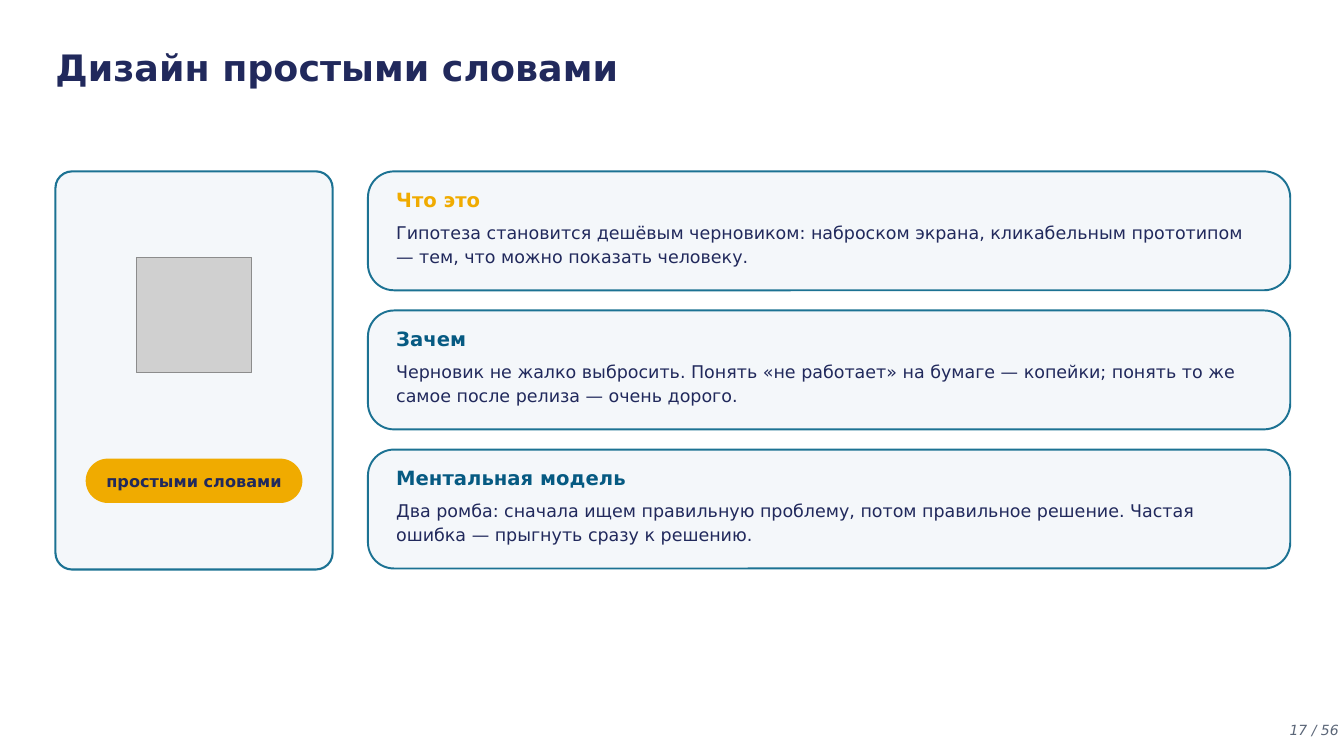
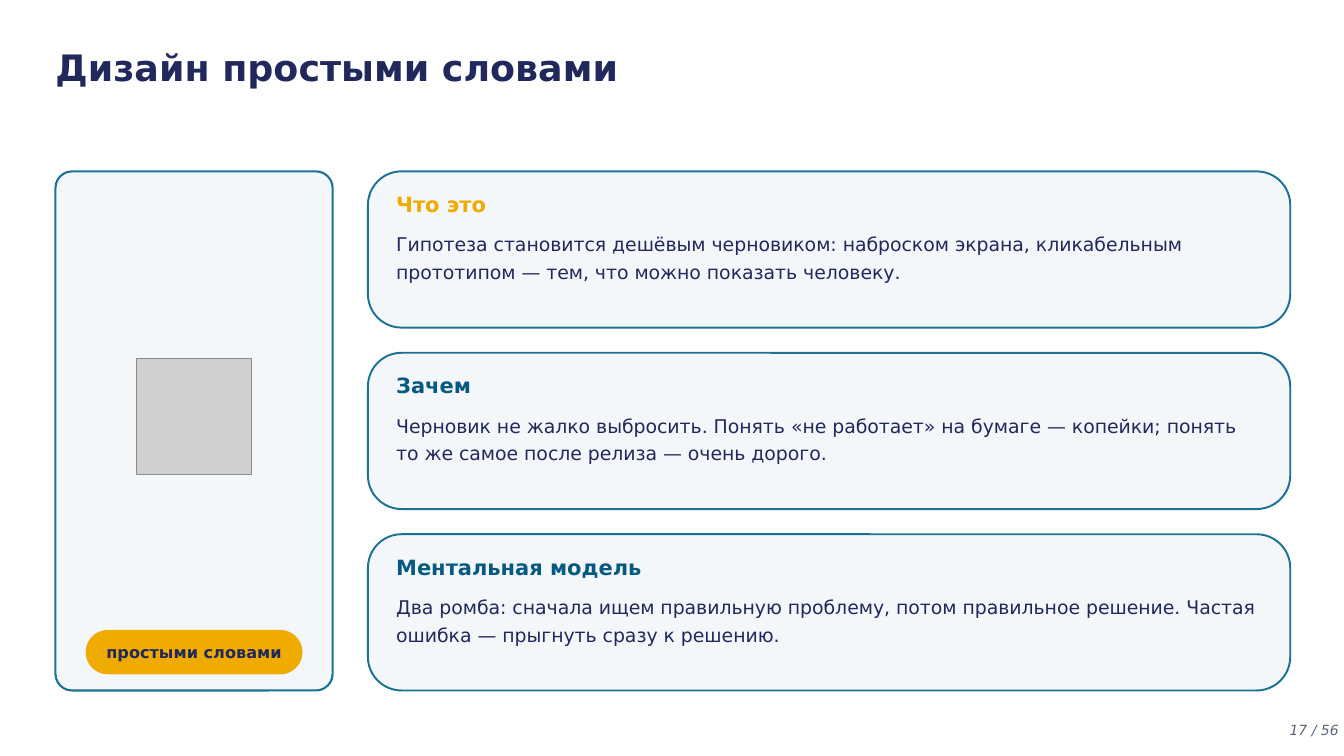
Before and after one commit to tellina-study/AI-usage-lessons, a slide deck: slide 17 of library/lectures/lec-05/rendered/lec-05.pptx. Drawn at 1344x756 pixels with LibreOffice and Linux fonts; fonts in the diff are those of the drawing; grey boxes stand for pictures. Boxes give left, top, right and bottom in pixels: in the first picture for what was removed or moved away, otherwise in the second. Text is boxed around its words. In the diff, an @@ line names an element or a change of style, - is before the commit and + after.

```diff
--- a/library/lectures/lec-05/rendered/lec-05.pptx
+++ b/library/lectures/lec-05/rendered/lec-05.pptx
@@ rounded rectangle: place and size @@
-rounded rectangle at <box>55,171,333,570</box>
+rounded rectangle at <box>55,171,333,691</box>
@@ rounded rectangle: place and size @@
-rounded rectangle at <box>368,171,1291,290</box>
+rounded rectangle at <box>368,171,1291,328</box>
@@ text "Гипотеза становится дешёвым черновиком: наброском ...": place and size @@
-text "Гипотеза становится дешёвым черновиком: наброском ..." at <box>396,225,1243,267</box>
+text "Гипотеза становится дешёвым черновиком: наброском ..." at <box>396,236,1182,283</box>
@@ picture: place and size @@
-picture at <box>136,257,252,373</box>
+picture at <box>136,358,252,474</box>
@@ rounded rectangle: place and size @@
-rounded rectangle at <box>368,311,1291,430</box>
+rounded rectangle at <box>368,353,1291,509</box>
@@ text "Зачем": place and size @@
-text "Зачем" at <box>396,331,466,347</box>
+text "Зачем" at <box>396,377,471,394</box>
@@ text "Черновик не жалко выбросить. Понять ...": place and size @@
-text "Черновик не жалко выбросить. Понять ..." at <box>396,365,1234,406</box>
+text "Черновик не жалко выбросить. Понять ..." at <box>396,418,1236,464</box>
@@ proportions changed in 3 elements at <box>368,171,1291,328</box>, <box>368,353,1291,509</box>, <box>368,534,1291,691</box> @@
@@ rounded rectangle: place and size @@
-rounded rectangle at <box>368,450,1291,569</box>
+rounded rectangle at <box>368,534,1291,691</box>
@@ size 14 to 15 pt in 3 elements at <box>396,196,486,213</box>, <box>396,377,471,394</box>, <box>396,559,641,578</box> @@
@@ text "Ментальная модель": place and size @@
-text "Ментальная модель" at <box>396,470,625,488</box>
+text "Ментальная модель" at <box>396,559,641,578</box>
@@ size 12.5 to 13.5 pt; line spacing 1.12 to 1.22 in 3 elements at <box>396,236,1182,283</box>, <box>396,418,1236,464</box>, <box>396,599,1255,646</box> @@
@@ text "Два ромба: сначала ищем правильную ...": place and size @@
-text "Два ромба: сначала ищем правильную ..." at <box>396,504,1194,545</box>
+text "Два ромба: сначала ищем правильную ..." at <box>396,599,1255,646</box>
@@ rounded rectangle "простыми словами": place and size @@
-rounded rectangle "простыми словами" at <box>86,459,302,503</box>
+rounded rectangle "простыми словами" at <box>86,630,302,675</box>
```
Also in this commit, not shown: 16 other slides changed, 25 other files.
